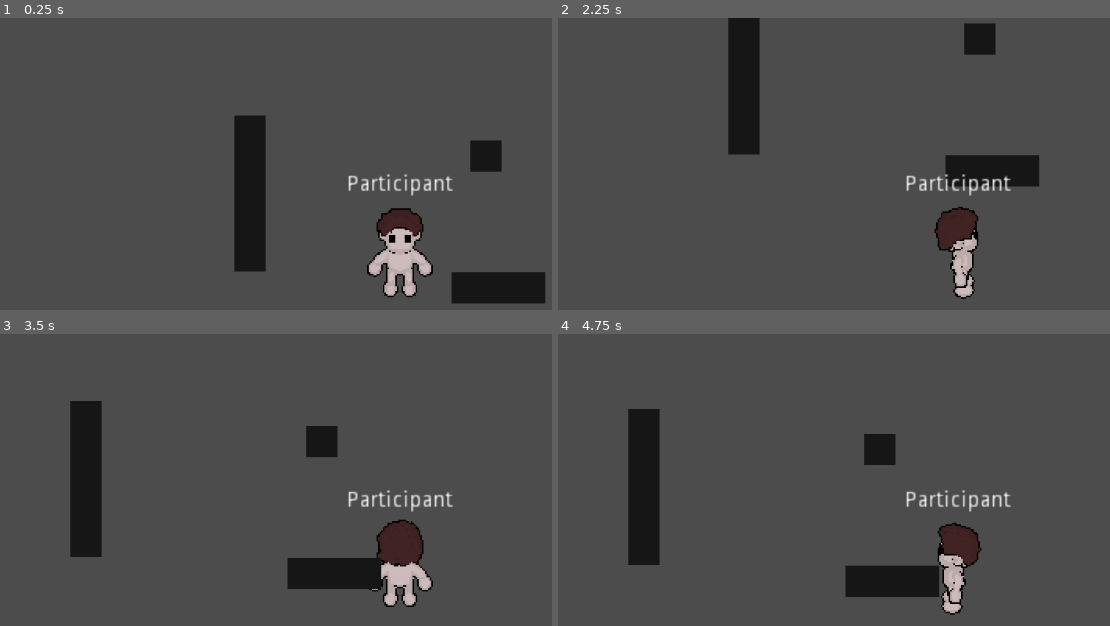
Above: before the commit, frames 1-4 (two rows, left to right).
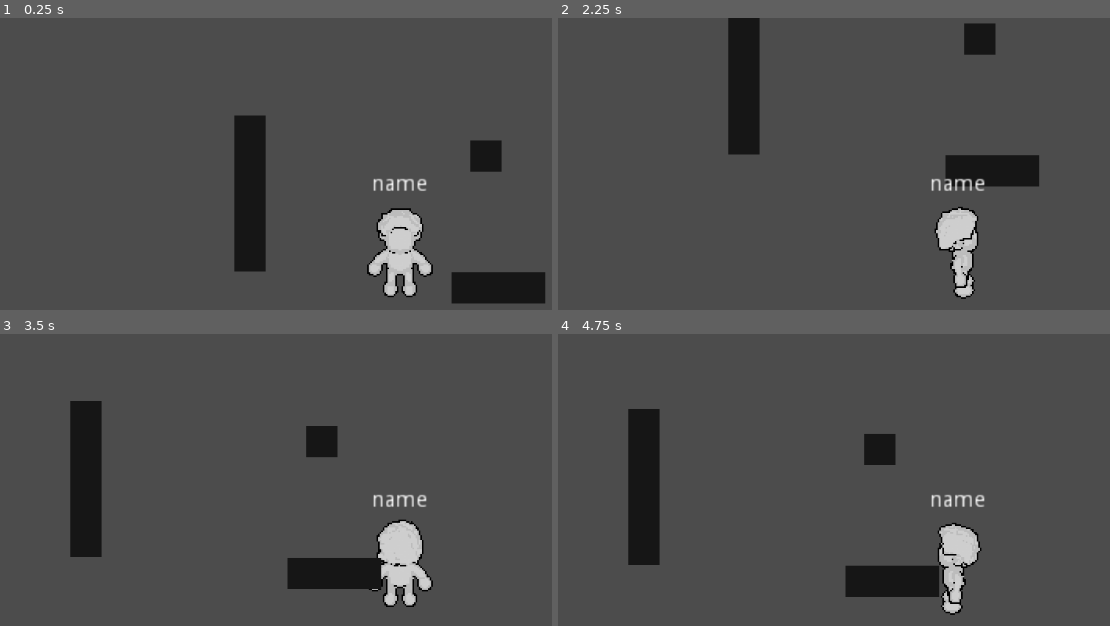
Above: after the commit, the same moments.

Repository: MinisX/Collaboration-Space
Game: Godot game, scene res://MeetingSpace.tscn
The game is run twice, just before and just after one commit, with the same random seed, the same clock (stepped at 60 frames per second) and the same inputs. This scene is started directly instead of the project's main scene. The engine's default icon, where the game draws it, is replaced by a stand-in: a white triangle on a blue panel in a dark square.
Inputs:
- Up to frame 1 (0.25 s): no input
- Up to frame 2 (2.25 s): tap Enter at 0.5 s; hold Right (ui_right) 0.53-1.28 s; tap Space at 1.25 s; hold Down (ui_down) 1.28-2.03 s; hold Right (ui_right) from 2.03 s (still down)
- Up to frame 3 (3.5 s): release Right (ui_right) at 2.78 s; hold Up (ui_up) from 2.78 s (still down)
- Up to frame 4 (4.75 s): release Up (ui_up) at 3.53 s; hold Left (ui_left) from 3.53 s (still down); tap Enter at 4.25 s

The runs differ from the first frame. In frame 1, 1.1% of the frame differs, in the area x 63-83%, y 53-78%; in frame 2, 1.2%; in frame 3, 1.5%, in the area x 63-83%, y 53-80%; in frame 4, 1.2%.
Error before the commit: Invalid get index 'name' (on base: 'Dictionary'). (res://Participant.gd:15)

Commit message:
Some fixes and updates for avatar customization

Diff:
--- a/Main Project/Participant.gd
+++ b/Main Project/Participant.gd
@@ -12,14 +12,21 @@
 	participant_name.text = "Participant"
 
 func init(participant_dictionary: Dictionary) -> void:
-	participant_name.text = participant_dictionary["name"]
-	$Head.modulate = participant_dictionary["color"]
-	$Arms.modulate = participant_dictionary["color"]
-	$Torso.modulate = participant_dictionary["color"]
-	$Legs.modulate = participant_dictionary["color"]
-	$Feet.modulate = participant_dictionary["color"]
-	$Hands.modulate = participant_dictionary["color"]
+	participant_name.text = participant_dictionary["Name"]
+	set_selected_color()
 
+func set_selected_color() -> void:
+	$Hair.modulate = Meeting.participant_data["Color"]["Hair"]
+	$Eyes.modulate = Meeting.participant_data["Color"]["Eyes"]
+	# skin
+	$Hands.modulate = Meeting.participant_data["Color"]["Skin"]
+	$Head.modulate = Meeting.participant_data["Color"]["Skin"]
+	# shirt
+	$Torso.modulate = Meeting.participant_data["Color"]["Shirt"]
+	$Arms.modulate = Meeting.participant_data["Color"]["Shirt"]
+	#
+	$Legs.modulate = Meeting.participant_data["Color"]["Pants"]
+	$Feet.modulate = Meeting.participant_data["Color"]["Shoe"]
 
 func _process(_delta: float) -> void:
 	get_input()
